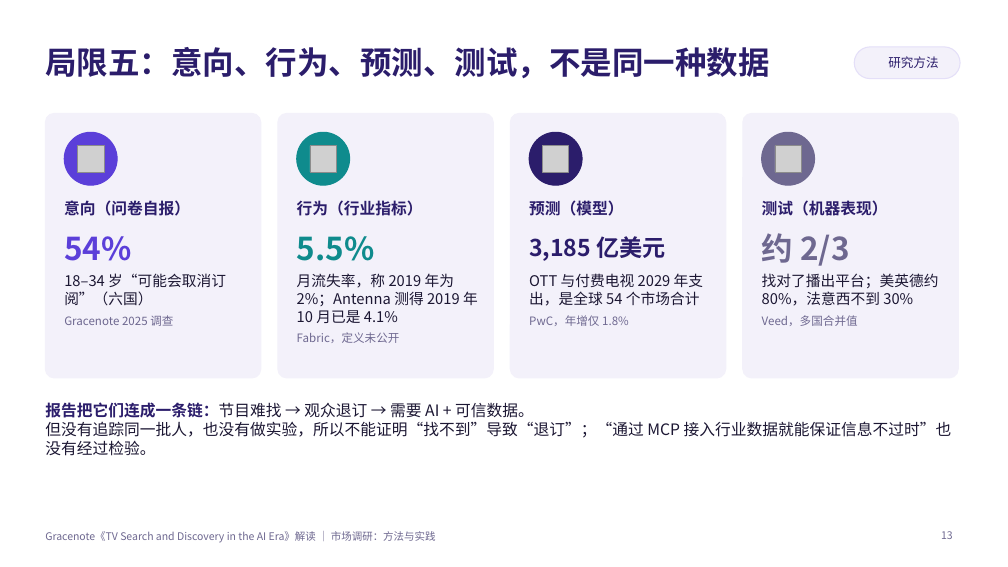
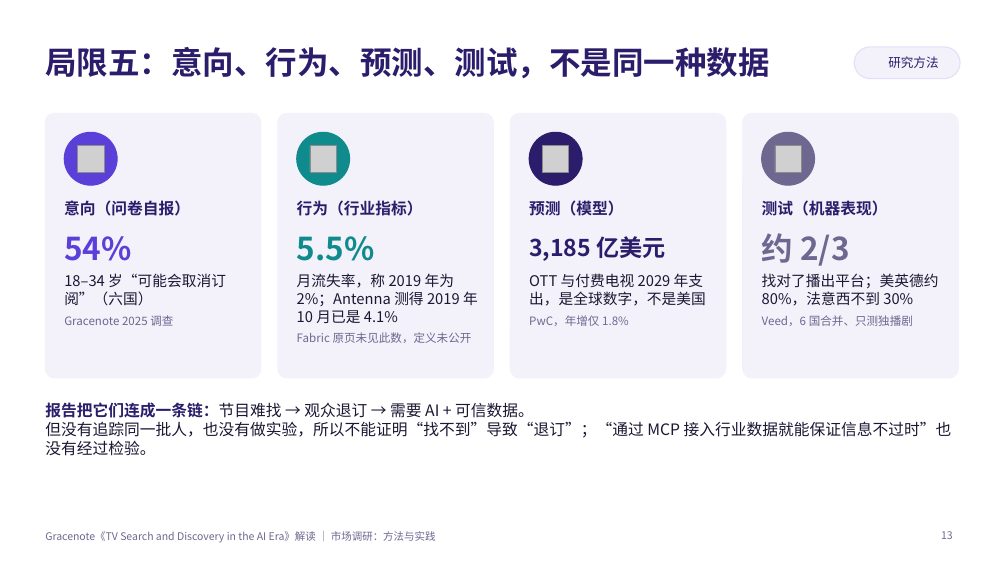
Before and after one commit to jayleo113/ppt, a slide deck: slide 13 of Gracenote_AI报告解读_课堂分享.pptx. Drawn at 1008x567 pixels with LibreOffice and Linux fonts; fonts in the diff are those of the drawing; grey boxes stand for pictures; background and template pictures are left out. Boxes give left, top, right and bottom in pixels: in the first picture for what was removed or moved away, otherwise in the second. Text is boxed around its words. In the diff, an @@ line names an element or a change of style, - is before the commit and + after.

```diff
--- a/Gracenote_AI报告解读_课堂分享.pptx
+++ b/Gracenote_AI报告解读_课堂分享.pptx
@@ text at (529,273,706,306): text changed @@
-OTT 与付费电视 2029 年支出，是全球 54 个市场合计
+OTT 与付费电视 2029 年支出，是全球数字，不是美国
@@ text at (762,315,913,326): text changed @@
-Veed，多国合并值
+Veed，6 国合并、只测独播剧
@@ text at (297,332,472,343): text changed @@
-Fabric，定义未公开
+Fabric 原页未见此数，定义未公开
```
Also in this commit, not shown: 4 other slides changed, 2 other files.
